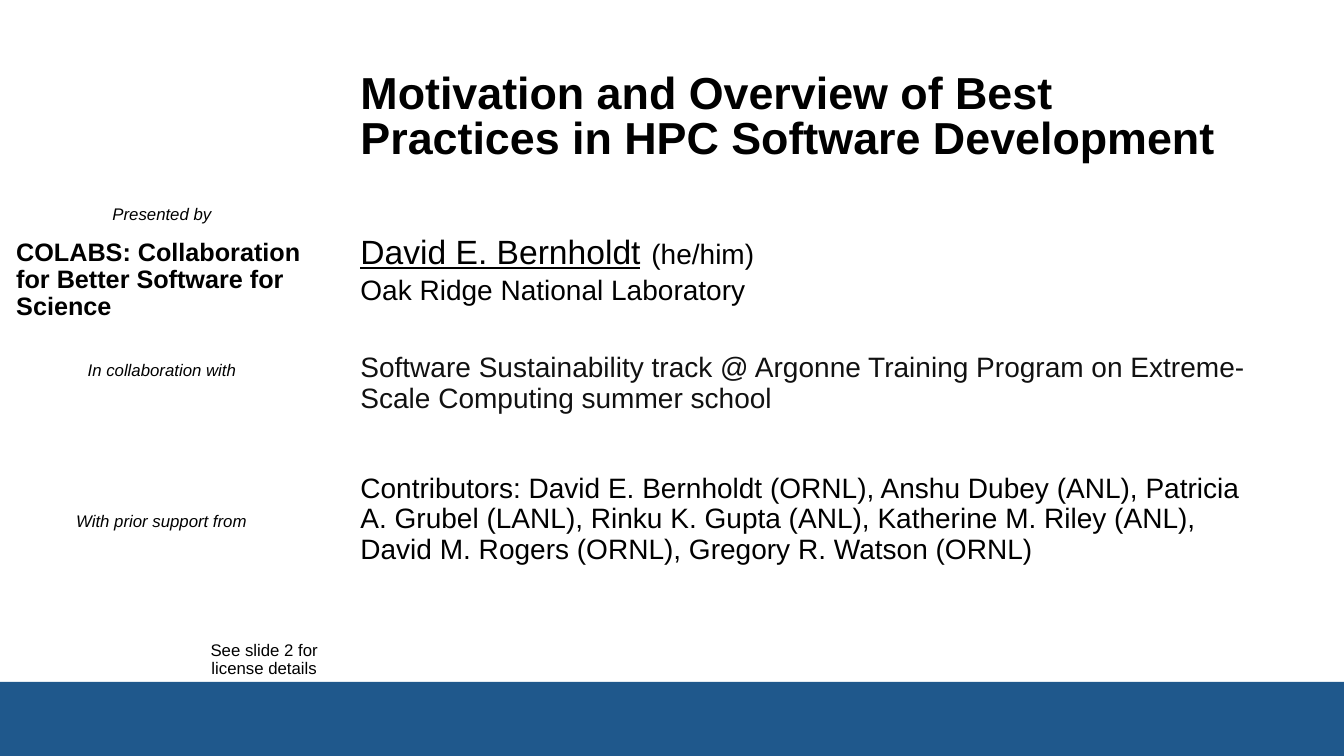
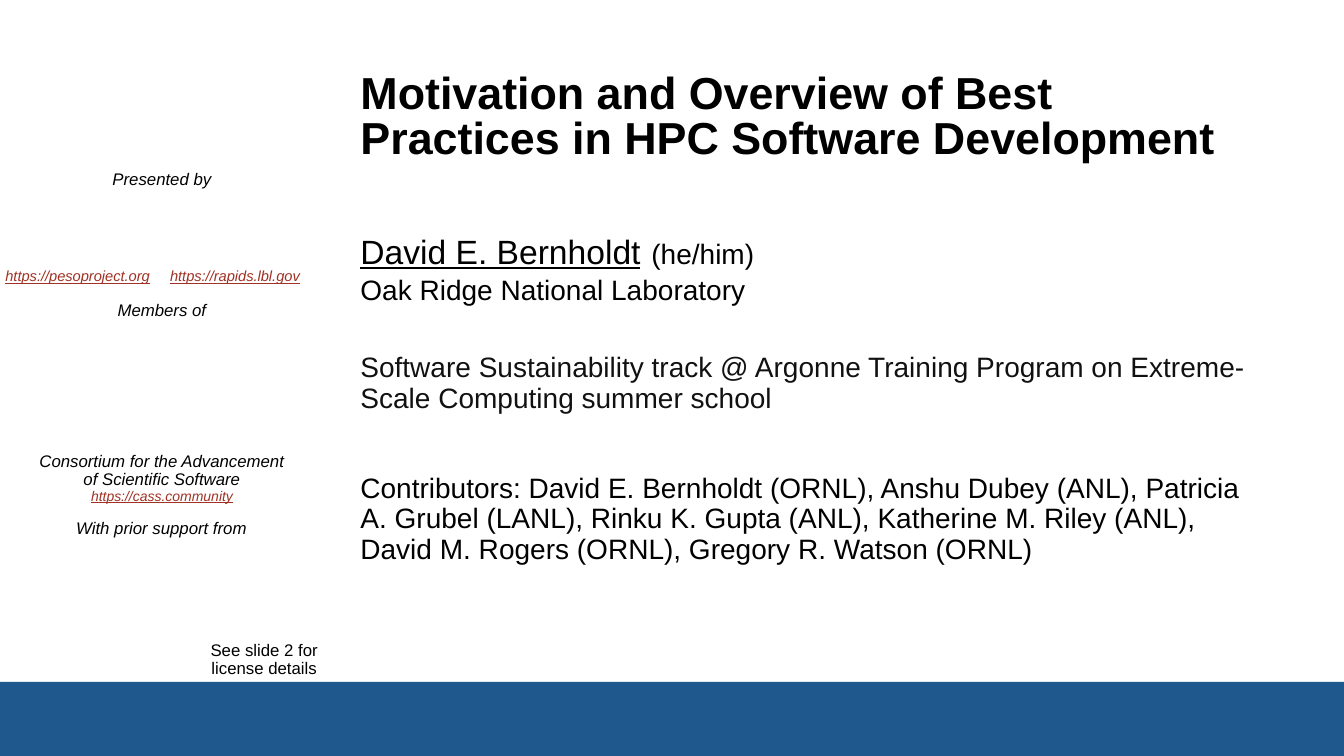
Before and after one commit to bssw-tutorial/presentations, a slide deck: slide 1 of overview.pptx. Drawn at 1344x756 pixels with LibreOffice and Linux fonts; fonts in the diff are those of the drawing; background and template pictures are left out. Boxes give left, top, right and bottom in pixels: in the first picture for what was removed or moved away, otherwise in the second. Text is boxed around its words. In the diff, an @@ line names an element or a change of style, - is before the commit and + after.

```diff
--- a/overview.pptx
+++ b/overview.pptx
@@ text "Presented by" moved from (x1=112, y1=208, x2=212, y2=224) to (x1=112, y1=173, x2=212, y2=189) @@
@@ text removed at (x1=16, y1=242, x2=300, y2=316) @@
-COLABS: Collaboration for Better Software for Science
@@ text added at (x1=5, y1=270, x2=149, y2=284), 10.5 pt, text #A03123, italic, underline @@
+https://pesoproject.org
@@ text added at (x1=170, y1=270, x2=300, y2=284), 10.5 pt, text #A03123, italic, underline @@
+https://rapids.lbl.gov
@@ text added at (x1=118, y1=304, x2=206, y2=316), 12 pt, text #000000, italic @@
+Members of
@@ text removed at (x1=88, y1=364, x2=236, y2=376) @@
-In collaboration with
@@ text added at (x1=39, y1=455, x2=284, y2=504), 12 pt, text #000000, italic @@
+Consortium for the Advancement of Scientific Software
+https://cass.community
@@ text "With prior support from" moved from (x1=76, y1=515, x2=247, y2=531) to (x1=76, y1=522, x2=247, y2=538) @@
```
Also in this commit, not shown: 6 other files.
